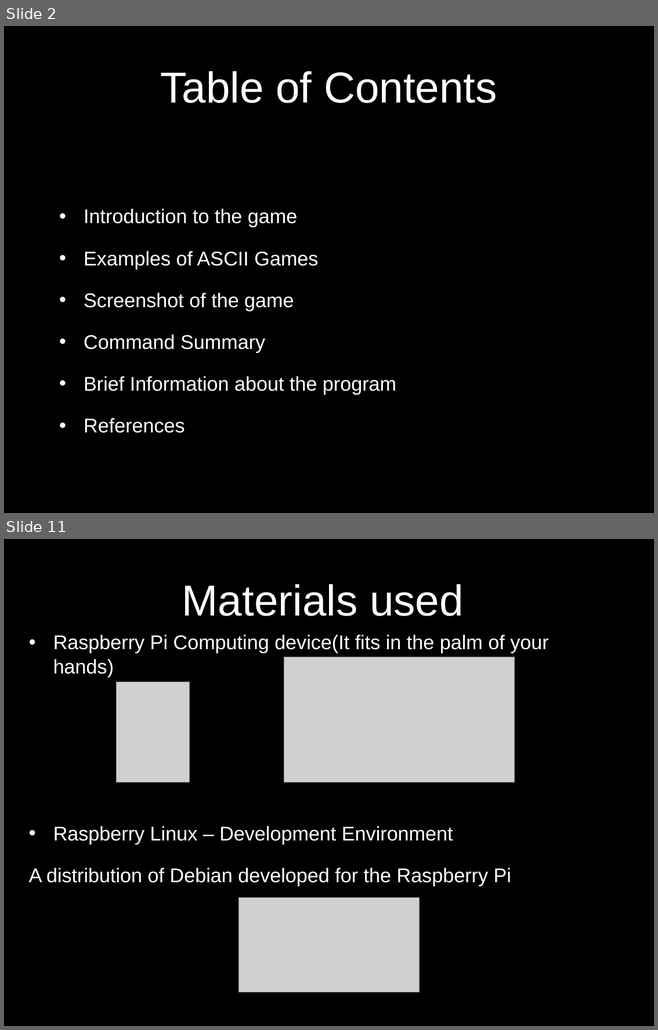
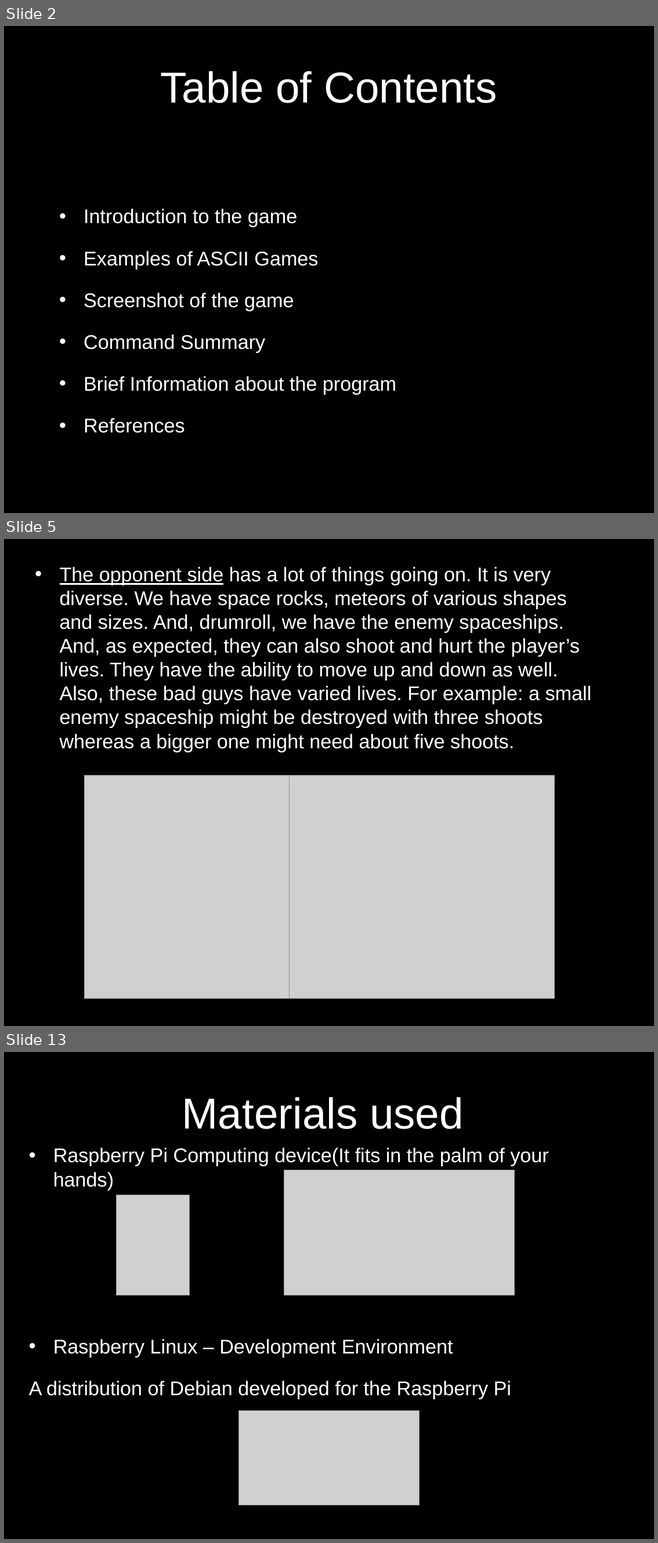
Before and after one commit to harrisonk19/SpaceGame, a slide deck: new_user_documentation.pptx. Shown one above the other, each under a label of ours: slides 2 and 11 before the commit, slides 2, 5 and 13 after it; the slides between them are not shown. The pictures are 658x1030 and 658x1543 pixels, drawn with LibreOffice and Linux fonts; fonts in the diff are those of the drawing; grey boxes stand for pictures; background and template pictures are left out. Boxes give left, top, right and bottom in pixels: in the first picture for what was removed or moved away, otherwise in the second. Text is boxed around its words. In the diff, an @@ line names an element or a change of style, - is before the commit and + after.

```diff
--- a/new_user_documentation.pptx
+++ b/new_user_documentation.pptx
@@ slide 5 added at box(4, 539, 654, 1026), background picture (left out) @@
@@ text added at box(60, 567, 592, 752), 22 pt, text #FFFFFF @@
+• The opponent side has a lot of things going on. It is very diverse. We have space rocks, meteors of various shapes and sizes. And, drumroll, we have the enemy spaceships. And, as expected, they can also shoot and hurt the player’s lives. They have the ability to move up and down as well. Also, these bad guys have varied lives. For example: a small enemy spaceship might be destroyed with three shoots whereas a bigger one might need about five shoots.
@@ picture added at box(85, 776, 289, 999) @@
@@ picture added at box(289, 776, 554, 999) @@
@@ what was slide 11 is now slide 13 @@
```
Also in this commit, not shown: 5 slides changed, 4 other slides added, 2 slides removed.
